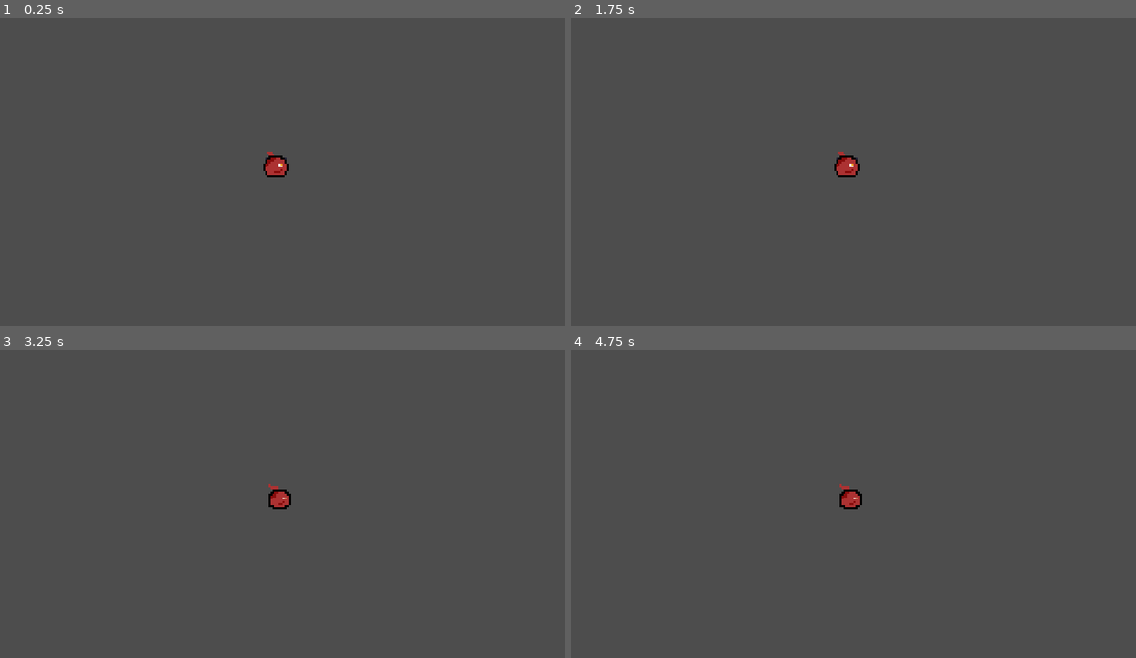
Above: before the commit, frames 1-4 (two rows, left to right).
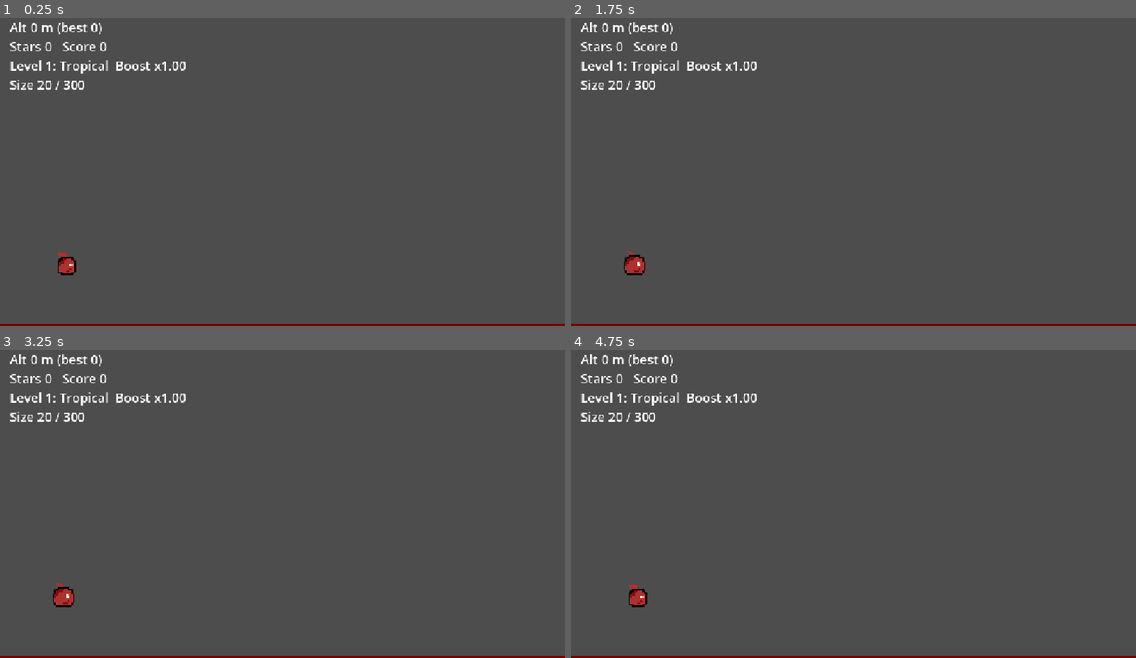
Above: after the commit, the same moments.

Repository: Tridib-dev/Slingyy-Jumppy
Game: Godot game, scene res://Scenes/gameplay/world.tscn
Two runs of this game, one before a commit and one after it. Both use one fixed random seed, a clock stepped at 60 frames per second and the inputs below.
Inputs (mouse positions are in pixels of both pictures, inside the frame that each line leads up to):
- Up to frame 1 (0.25 s): no input
- Up to frame 2 (1.75 s): tap Enter at 0.5 s; move the mouse to (977, 150) at 0.52 s; hold D 0.53-1.25 s; tap R at 0.6 s; click (977, 150) at 0.67 s; tap Space at 1.25 s; drag from (740, 184) to (825, 230) at 1.27 s
- Up to frame 3 (3.25 s): tap Enter at 2 s; move the mouse to (339, 430) at 2.02 s; hold D 2.03-2.75 s; tap R at 2.1 s; click (339, 430) at 2.17 s; drag from (254, 562) to (113, 451) at 2.77 s
- Up to frame 4 (4.75 s): tap Space at 3.5 s; move the mouse to (1023, 547) at 3.52 s; hold A 3.53-4.25 s; tap R at 3.6 s; click (1023, 547) at 3.67 s; tap Enter at 4.25 s; drag from (684, 451) to (768, 420) at 4.27 s

The runs differ from the first frame. In frame 1, 2.1% of the frame differs, in the area x 0-100%, y 1-100%; in frame 2, 2.2%; in frame 3, 2.1%; in frame 4, 2.1%.

Commit message:
game done basic version

Diff:
--- a/Scenes/gameplay/world.tscn
+++ b/Scenes/gameplay/world.tscn
@@ -1,14 +1,41 @@
 [gd_scene format=3 uid="uid://4314wspinpjb"]
 
+[ext_resource type="Script" uid="uid://d3hkxapl5v2ul" path="res://scripts/camera/camera_controller.gd.gd" id="1_2c5eu"]
 [ext_resource type="PackedScene" uid="uid://b8ch8xf2dm7u4" path="res://Scenes/player/ball.tscn" id="1_02hvy"]
+[ext_resource type="Script" uid="uid://c0epqnqjwy3wa" path="res://scripts/world.gd" id="1_gq3ae"]
 [ext_resource type="PackedScene" uid="uid://p1gp1wu2upet" path="res://Scenes/mechanics/slingshot/slingshot.tscn" id="2_jm2sk"]
 
-[node name="main" type="Node2D" unique_id=1315214956]
+[sub_resource type="PhysicsMaterial" id="PhysicsMaterial_2c5eu"]
+bounce = 0.5
+
+[sub_resource type="RectangleShape2D" id="RectangleShape2D_pie6f"]
+size = Vector2(1280, 40)
+
+[node name="main" type="Node2D" unique_id=1315214956 node_paths=PackedStringArray("ball")]
+script = ExtResource("1_gq3ae")
+ball = NodePath("Ball")
+
+[node name="Ball" parent="." unique_id=707049654 instance=ExtResource("1_02hvy")]
+position = Vector2(200, 560)
+punish_outside_window = true
+
+[node name="Slingshot" parent="." unique_id=866419124 instance=ExtResource("2_jm2sk")]
+position = Vector2(200, 560)
+ball_path = NodePath("../Ball")
+
+[node name="Ground" type="StaticBody2D" parent="." unique_id=441188440]
+position = Vector2(640, 700)
+physics_material_override = SubResource("PhysicsMaterial_2c5eu")
+
+[node name="CollisionShape2D" type="CollisionShape2D" parent="Ground" unique_id=662841394]
+shape = SubResource("RectangleShape2D_pie6f")
+
+[node name="ColorRect" type="ColorRect" parent="Ground" unique_id=2018369096]
+offset_left = -640.0
+offset_top = -20.0
+offset_right = 640.0
+offset_bottom = 20.0
+color = Color(0.4587643, 0.012211397, 7.219613e-08, 1)
 
 [node name="Camera2D" type="Camera2D" parent="." unique_id=545242067]
-zoom = Vector2(4, 4)
-
-[node name="Ball" parent="." unique_id=707049654 instance=ExtResource("1_02hvy")]
-
-[node name="Slingshot" parent="." unique_id=866419124 instance=ExtResource("2_jm2sk")]
-ball_path = NodePath("../Ball")
+script = ExtResource("1_2c5eu")
--- a/Scenes/player/ball.tscn
+++ b/Scenes/player/ball.tscn
@@ -1,6 +1,11 @@
 [gd_scene format=3 uid="uid://b8ch8xf2dm7u4"]
 
+[ext_resource type="Script" uid="uid://clp2er337hxqb" path="res://scripts/player/ball.gd" id="1_h5eb1"]
 [ext_resource type="Texture2D" uid="uid://cvo747p2cedre" path="res://assets/test_demo/bobo_idle_360.png" id="1_qume1"]
+
+[sub_resource type="PhysicsMaterial" id="PhysicsMaterial_rf7pf"]
+friction = 0.3
+bounce = 0.6
 
 [sub_resource type="AtlasTexture" id="AtlasTexture_h5eb1"]
 atlas = ExtResource("1_qume1")
@@ -25,18 +30,23 @@
 }]
 
 [sub_resource type="CircleShape2D" id="CircleShape2D_pie6f"]
-radius = 6.0
+radius = 20.0
 
-[node name="Ball" type="RigidBody2D" unique_id=707049654]
+[node name="Ball" type="RigidBody2D" unique_id=707049654 groups=["ball"]]
+physics_material_override = SubResource("PhysicsMaterial_rf7pf")
 continuous_cd = 2
+script = ExtResource("1_h5eb1")
+ball_radius = 40.0
 
 [node name="AnimatedSprite2D" type="AnimatedSprite2D" parent="." unique_id=740036140]
-position = Vector2(-1, -11)
+position = Vector2(1.9999955, -41.000004)
+scale = Vector2(3.466667, 3.8750002)
 sprite_frames = SubResource("SpriteFrames_pie6f")
 animation = &"idle"
 autoplay = "idle"
-frame_progress = 0.60082924
+frame_progress = 0.34266987
 
 [node name="CollisionShape2D" type="CollisionShape2D" parent="." unique_id=460315747]
-position = Vector2(-2, 0)
 shape = SubResource("CircleShape2D_pie6f")
+
+[node name="GroundRay" type="RayCast2D" parent="." unique_id=242040606]
--- /dev/null
+++ b/assets/ui/main_menu.tscn
@@ -0,0 +1,22 @@
+[gd_scene format=3 uid="uid://l4m1xdl2cruq"]
+
+[ext_resource type="Texture2D" uid="uid://bvydccusjeha8" path="res://assets/ui/image_360.png" id="1_mkuvw"]
+
+[node name="MainMenu" type="Node2D" unique_id=1578265735]
+
+[node name="TextureRect" type="TextureRect" parent="." unique_id=935461610]
+anchors_preset = 15
+anchor_right = 1.0
+anchor_bottom = 1.0
+grow_horizontal = 2
+grow_vertical = 2
+texture = ExtResource("1_mkuvw")
+expand_mode = 1
+
+[node name="StartButton" type="Button" parent="." unique_id=459065497]
+offset_left = 440.0
+offset_top = 475.0
+offset_right = 840.0
+offset_bottom = 585.0
+focus_mode = 0
+flat = true
--- /dev/null
+++ b/scripts/camera/camera_controller.gd.gd
@@ -0,0 +1,17 @@
+extends Camera2D
+
+@export var target: RigidBody2D
+@export var follow_speed: float = 5.0
+@export var ground_view_y: float = 360.0   # camera centre when the ball is low
+@export var look_ahead: float = 100.0      # keeps the ball in the lower part of the screen
+
+func _ready() -> void:
+	make_current()
+	global_position = Vector2(640.0, ground_view_y)
+
+func _process(delta: float) -> void:
+	if target == null:
+		return
+	var goal_y: float = minf(target.global_position.y - look_ahead, ground_view_y)
+	global_position.x = 640.0
+	global_position.y = lerpf(global_position.y, goal_y, clampf(follow_speed * delta, 0.0, 1.0))
--- /dev/null
+++ b/scripts/player/ball.gd
@@ -0,0 +1,202 @@
+extends RigidBody2D
+
+signal boosted
+signal bounced
+signal wrong_key
+signal ball_full
+signal size_changed(radius: float)
+signal altitude_changed(current: float, best: float)
+
+@export var window_height: float = 150.0
+@export var cooldown: float = 1.5
+@export var min_boost: float = 700.0
+@export var max_boost: float = 1100.0
+@export var pixels_per_metre: float = 50.0
+@export var punish_outside_window: bool = false
+@export var growth_per_bounce: float = 12.0   # radius gained per bounce
+@export var max_radius: float = 300.0         # ball is "full" at this size
+@export var bounce_gap: float = 0.25          # ignore contacts closer together than this
+
+@onready var ray: RayCast2D = $GroundRay
+@onready var shape_node: CollisionShape2D = $CollisionShape2D
+@onready var sprite: AnimatedSprite2D = $AnimatedSprite2D
+var stall_time: float = 0.0
+var circle: CircleShape2D
+var ball_radius: float = 20.0
+var start_radius: float = 20.0
+var sprite_base_scale: Vector2 = Vector2.ONE
+var waiting_retry: bool = false
+var boost_multiplier: float = 1.0
+var cooldown_left: float = 0.0
+var bounce_lock: float = 0.0
+var start_y: float = 0.0
+var best_altitude: float = 0.0
+var start_y_set: bool = false
+
+var prompt_keys: Array = [KEY_W, KEY_A, KEY_S, KEY_D]
+var prompt_key: int = KEY_W
+var started: bool = false
+var is_over: bool = false
+
+var prompt_label: Label
+var hint_label: Label
+var line: Line2D
+
+
+func _ready() -> void:
+	# own copy of the shape so resizing doesn't change the saved scene
+	circle = (shape_node.shape as CircleShape2D).duplicate() as CircleShape2D
+	shape_node.shape = circle
+	ball_radius = circle.radius
+	start_radius = ball_radius
+	sprite_base_scale = sprite.scale
+
+	ray.top_level = true
+	ray.target_position = Vector2(0, 3000)
+	ray.add_exception(self)
+	contact_monitor = true
+	max_contacts_reported = 4
+	body_entered.connect(_on_body_entered)
+	_build_ui()
+
+
+func _build_ui() -> void:
+	var layer := CanvasLayer.new()
+	add_child(layer)
+	prompt_label = Label.new()
+	prompt_label.position = Vector2(340, 40)
+	prompt_label.size = Vector2(600, 110)
+	prompt_label.horizontal_alignment = HORIZONTAL_ALIGNMENT_CENTER
+	prompt_label.add_theme_font_size_override("font_size", 72)
+	layer.add_child(prompt_label)
+	hint_label = Label.new()
+	hint_label.position = Vector2(340, 150)
+	hint_label.size = Vector2(600, 50)
+	hint_label.horizontal_alignment = HORIZONTAL_ALIGNMENT_CENTER
+	hint_label.add_theme_font_size_override("font_size", 34)
+	hint_label.modulate = Color(0.3, 1.0, 0.3)
+	layer.add_child(hint_label)
+
+	# the booster line, drawn in world space
+	line = Line2D.new()
+	line.top_level = true
+	line.width = 6.0
+	line.z_index = 5
+	line.add_point(Vector2(0, 0))
+	line.add_point(Vector2(1280, 0))
+	line.visible = false
+	add_child(line)
+
+
+func _physics_process(delta: float) -> void:
+	ray.global_position = global_position
+	ray.global_rotation = 0.0
+	cooldown_left = maxf(0.0, cooldown_left - delta)
+	bounce_lock = maxf(0.0, bounce_lock - delta)
+
+	var bottom: float = global_position.y + ball_radius
+	if not start_y_set:
+		start_y = bottom
+		start_y_set = true
+	var alt: float = (start_y - bottom) / pixels_per_metre
+	best_altitude = maxf(best_altitude, alt)
+	altitude_changed.emit(alt, best_altitude)
+
+	if not started and not freeze:
+		started = true
+		_new_prompt()
+
+	if started and not is_over:
+		if height_above_ground() < 8.0 and linear_velocity.length() < 40.0:
+			stall_time += delta
+			if stall_time > 0.7:
+				_fail()
+		else:
+			stall_time = 0.0
+		var ok: bool = can_boost()
+		prompt_label.modulate = Color(0.3, 1.0, 0.3) if ok else Color.WHITE
+		hint_label.text = "THROW BOOSTER!" if ok else ""
+		line.default_color = Color(0.2, 1.0, 0.2) if ok else Color(1, 1, 1, 0.35)
+		line.visible = true
+		if ray.is_colliding():
+			var y: float = ray.get_collision_point().y - window_height
+			line.set_point_position(0, Vector2(0, y))
+			line.set_point_position(1, Vector2(1280, y))
+	else:
+		line.visible = false
+		hint_label.text = ""
+
+
+func height_above_ground() -> float:
+	if ray.is_colliding():
+		return ray.get_collision_point().y - global_position.y - ball_radius
+	return INF
+
+
+func can_boost() -> bool:
+	if freeze or is_over:
+		return false
+	if cooldown_left > 0.0:
+		return false
+	if linear_velocity.y <= 0.0:
+		return false
+	return height_above_ground() <= window_height
+
+
+func try_boost() -> void:
+	if not can_boost():
+		return
+	var closeness: float = 1.0 - clampf(height_above_ground() / window_height, 0.0, 1.0)
+	var strength: float = lerpf(min_boost, max_boost, closeness) * boost_multiplier
+	linear_velocity.y = -strength
+	cooldown_left = cooldown
+	boosted.emit()
+	_grow.call_deferred()
+	_new_prompt()
+
+
+func _new_prompt() -> void:
+	var k: int = prompt_key
+	while k == prompt_key:
+		k = prompt_keys.pick_random()
+	prompt_key = k
+	prompt_label.text = "Press [%s]" % OS.get_keycode_string(prompt_key as Key)
+
+
+func _on_body_entered(_body: Node) -> void:
+	if freeze or is_over or not started:
+		return
+	if height_above_ground() < 15.0:
+		_fail()
+
+func _grow() -> void:
+	if is_over:
+		return
+	ball_radius = minf(ball_radius + growth_per_bounce, max_radius)
+	circle.radius = ball_radius
+	sprite.scale = sprite_base_scale * (ball_radius / start_radius)
+	global_position.y -= growth_per_bounce      # lift so it doesn't sink into the ground
+	size_changed.emit(ball_radius)
+	if ball_radius >= max_radius:
+		is_over = true
+		ball_full.emit()
+
+
+func _unhandled_input(event: InputEvent) -> void:
+	var k := event as InputEventKey
+	if k == null or not k.pressed or k.echo:
+		return
+	if is_over or freeze or not started:
+		return
+	if int(k.keycode) == prompt_key:
+		try_boost()
+	elif punish_outside_window or can_boost():
+		is_over = true
+		wrong_key.emit()
+
+
+func _fail() -> void:
+	if is_over:
+		return
+	is_over = true
+	wrong_key.emit()
--- /dev/null
+++ b/scripts/world.gd
@@ -0,0 +1,202 @@
+extends Node2D
+
+static var skip_menu: bool = false     # survives scene reloads, so Retry skips the menu
+
+@export var ball: RigidBody2D
+@export var menu_scene: PackedScene
+@export var wrong_key_scene: PackedScene
+@export var retry_scene: PackedScene
+@export var backgrounds: Array[Texture2D] = []   # one per sky level, in order
+@export var milestone_every: float = 100.0
+@export var points_per_jump: int = 100
+@export var points_per_star: int = 500
+@export var finish_bonus: int = 5000
+
+# start altitude (m), booster multiplier, name
+const LEVELS: Array = [
+	[0, 1.0, "Tropical"], [100, 1.15, "Clouds"], [250, 1.3, "Upper Sky"],
+	[450, 1.5, "Stratosphere"], [700, 1.7, "Mesosphere"],
+	[1000, 1.9, "Thermosphere"], [1400, 2.2, "Space"],
+]
+
+var stars: int = 0
+var jumps: int = 0
+var score: int = 0
+var level_index: int = 0
+var next_milestone: float = 100.0
+var finished: bool = false
+
+var hud: Label
+var popup: Label
+var bg: TextureRect
+var screen_layer: CanvasLayer
+var screen: Node
+var waiting_retry: bool = false
+
+func _ready() -> void:
+	next_milestone = milestone_every
+	_build_ui()
+	ball.boosted.connect(_on_boosted)
+	ball.altitude_changed.connect(_on_altitude)
+	ball.wrong_key.connect(_on_wrong_key)
+	ball.ball_full.connect(_on_ball_full)
+	_apply_level(0)
+	if not skip_menu and menu_scene != null:
+		_show_screen(menu_scene, {})
+
+
+func _build_ui() -> void:
+	var bg_layer := CanvasLayer.new()
+	bg_layer.layer = -10
+	add_child(bg_layer)
+	bg = TextureRect.new()
+	bg.set_anchors_preset(Control.PRESET_FULL_RECT)
+	bg.expand_mode = TextureRect.EXPAND_IGNORE_SIZE
+	bg.stretch_mode = TextureRect.STRETCH_KEEP_ASPECT_COVERED
+	bg_layer.add_child(bg)
+
+	var hud_layer := CanvasLayer.new()
+	add_child(hud_layer)
+	hud = Label.new()
+	hud.position = Vector2(20, 20)
+	hud.add_theme_font_size_override("font_size", 26)
+	hud_layer.add_child(hud)
+	popup = Label.new()
+	popup.position = Vector2(340, 250)
+	popup.size = Vector2(600, 60)
+	popup.horizontal_alignment = HORIZONTAL_ALIGNMENT_CENTER
+	popup.add_theme_font_size_override("font_size", 44)
+	popup.modulate = Color(1.0, 0.85, 0.2)
+	hud_layer.add_child(popup)
+
+	screen_layer = CanvasLayer.new()
+	screen_layer.layer = 20
+	screen_layer.process_mode = Node.PROCESS_MODE_ALWAYS
+	add_child(screen_layer)
+
+
+func _apply_level(i: int) -> void:
+	level_index = i
+	ball.boost_multiplier = float(LEVELS[i][1])
+	if i < backgrounds.size():
+		bg.texture = backgrounds[i]
+
+
+func _on_boosted() -> void:
+	jumps += 1
+	score += int(points_per_jump * float(LEVELS[level_index][1]))
+	_refresh_hud()
+
+
+func _on_altitude(current: float, best: float) -> void:
+	var new_level: int = 0
+	for i in LEVELS.size():
+		if best >= float(LEVELS[i][0]):
+			new_level = i
+	if new_level != level_index:
+		_apply_level(new_level)
+	while best >= next_milestone:
+		stars += 1
+		score += points_per_star
+		_show_popup("STAR!  %d m" % int(next_milestone))
+		next_milestone += milestone_every
+	_refresh_hud(current, best)
+
+
+func _refresh_hud(current: float = 0.0, best: float = -1.0) -> void:
+	if best < 0.0:
+		best = ball.best_altitude
+	hud.text = "Alt %.0f m (best %.0f)\nStars %d   Score %d\nLevel %d: %s  Boost x%.2f\nSize %.0f / %.0f" % [
+		current, best, stars, score, level_index + 1, LEVELS[level_index][2],
+		LEVELS[level_index][1], ball.ball_radius, ball.max_radius]
+
+
+func _show_popup(text: String) -> void:
+	popup.text = text
+	popup.modulate.a = 1.0
+	var tw := create_tween()
+	tw.tween_interval(0.6)
+	tw.tween_property(popup, "modulate:a", 0.0, 0.5)
+
+
+func _result(win: bool, reason: String) -> Dictionary:
+	return {"win": win, "reason": reason, "score": score, "stars": stars,
+		"jumps": jumps, "best_altitude": ball.best_altitude}
+
+
+func _on_wrong_key() -> void:
+	await get_tree().create_timer(0.8).timeout
+	_show_screen(wrong_key_scene, _result(false, "Wrong key!"))
+
+
+func _on_ball_full() -> void:
+	if finished:
+		return
+	finished = true
+	score += finish_bonus
+	_show_popup("MAX SIZE!")
+	await get_tree().create_timer(1.0).timeout
+	_show_screen(retry_scene, _result(true, "Ball filled the screen"))
+
+
+# ---------- custom screens ----------
+
+func _show_screen(scene: PackedScene, data: Dictionary) -> void:
+	if scene == null:
+		_show_fallback(data)
+		return
+	if screen != null:
+		screen.queue_free()
+	screen = scene.instantiate()
+	screen.process_mode = Node.PROCESS_MODE_ALWAYS
+	screen_layer.add_child(screen)
+	if screen.has_signal("play_pressed"):
+		screen.connect("play_pressed", _on_play)
+	if screen.has_signal("retry_pressed"):
+		screen.connect("retry_pressed", _on_retry)
+	if screen.has_signal("menu_pressed"):
+		screen.connect("menu_pressed", _on_menu)
+	if screen.has_method("show_result"):
+		screen.call("show_result", data)
+	get_tree().paused = true
+
+
+func _on_play() -> void:
+	get_tree().paused = false
+	skip_menu = true
+	if screen != null:
+		screen.queue_free()
+		screen = null
+
+
+func _on_retry() -> void:
+	skip_menu = true
+	get_tree().paused = false
+	get_tree().reload_current_scene()
+
+func _on_menu() -> void:
+	skip_menu = false
+	get_tree().paused = false
+	get_tree().reload_current_scene()
+
+
+func _show_fallback(d: Dictionary) -> void:
+	var l := Label.new()
+	l.position = Vector2(190, 220)
+	l.size = Vector2(900, 260)
+	l.horizontal_alignment = HORIZONTAL_ALIGNMENT_CENTER
+	l.add_theme_font_size_override("font_size", 56)
+	l.text = "%s\nScore %d   Stars %d\nPress R or click to retry" % [
+		"YOU WIN!" if d.get("win", false) else "GAME OVER",
+		d.get("score", 0), d.get("stars", 0)]
+	hud.get_parent().add_child(l)
+	waiting_retry = true
+
+
+func _unhandled_input(e: InputEvent) -> void:
+	if not waiting_retry:
+		return
+	var k := e as InputEventKey
+	var m := e as InputEventMouseButton
+	if (k != null and k.pressed and k.keycode == KEY_R) or (m != null and m.pressed):
+		_on_retry()
Binary file added: assets/ui/image_360.png
Not shown, added: assets/ui/image_360.png.import
Not shown, added: scripts/camera/camera_controller.gd.gd.uid
Not shown, added: scripts/player/ball.gd.uid
Not shown, added: scripts/world.gd.uid
